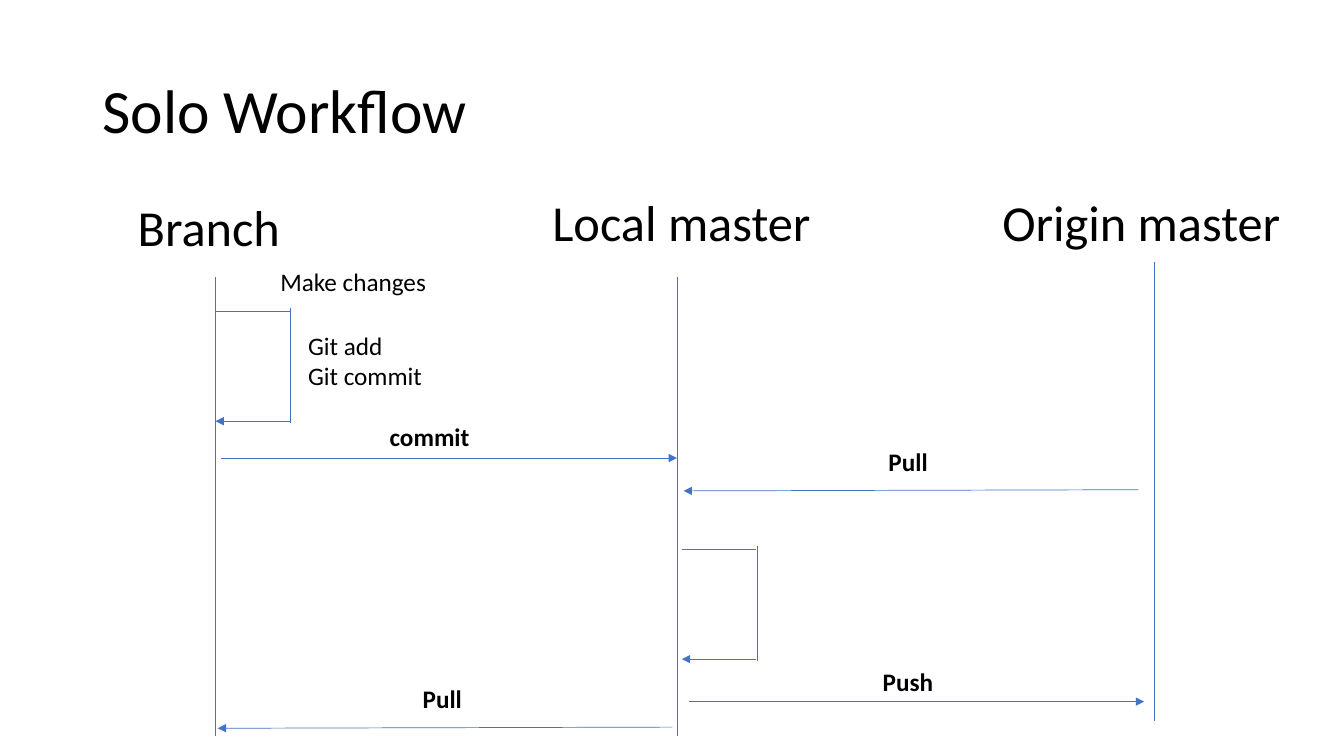
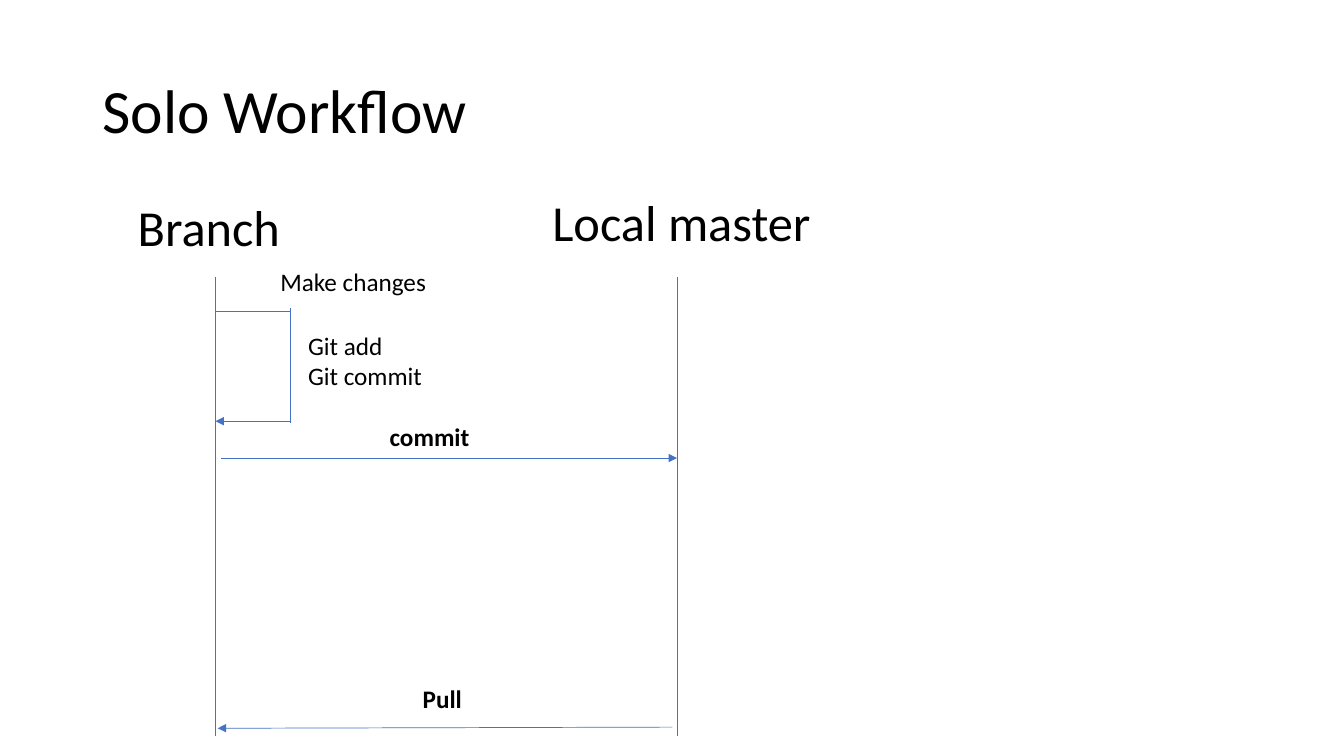
Before and after one commit to jwrauch/git-group-meeting-presentation, a slide deck: slide 11 of learn-to-git.pptx (slide 4 before the commit). Drawn at 1344x756 pixels with LibreOffice and Linux fonts; fonts in the diff are those of the drawing. Boxes give left, top, right and bottom in pixels: in the first picture for what was removed or moved away, otherwise in the second. Text is boxed around its words. In the diff, an @@ line names an element or a change of style, - is before the commit and + after.

```diff
--- a/learn-to-git.pptx
+++ b/learn-to-git.pptx
@@ text removed at [1002,206,1280,250] @@
-Origin master
@@ line removed from (1155, 262) to (1155, 721) @@
@@ text removed at [888,453,927,471] @@
-Pull
@@ arrow removed from (1138, 490) to (684, 491) @@
@@ line removed from (683, 549) to (756, 549) @@
@@ line removed from (757, 545) to (757, 661) @@
@@ arrow removed from (756, 659) to (683, 659) @@
@@ text removed at [883,673,933,692] @@
-Push
@@ arrow removed from (689, 702) to (1144, 702) @@
```
Also in this commit, not shown: 2 other slides changed, 6 slides added, 1 slide removed.
